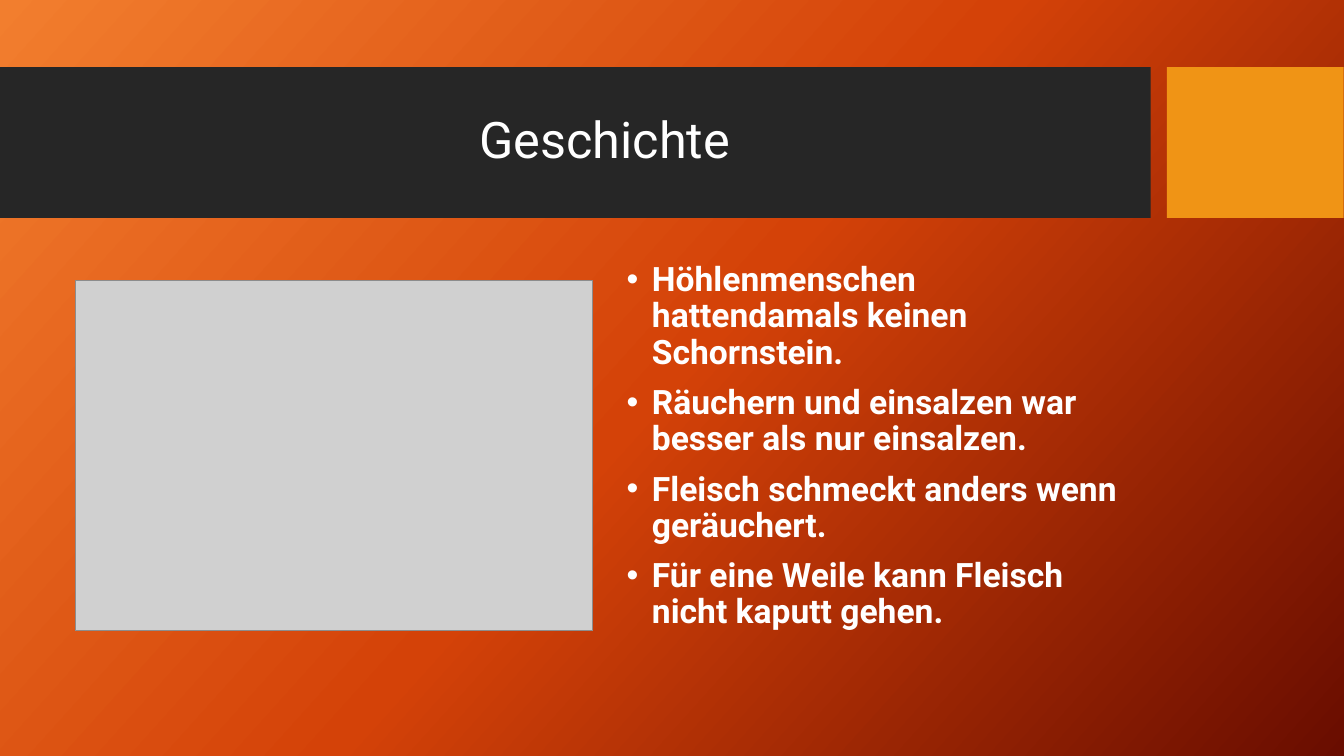
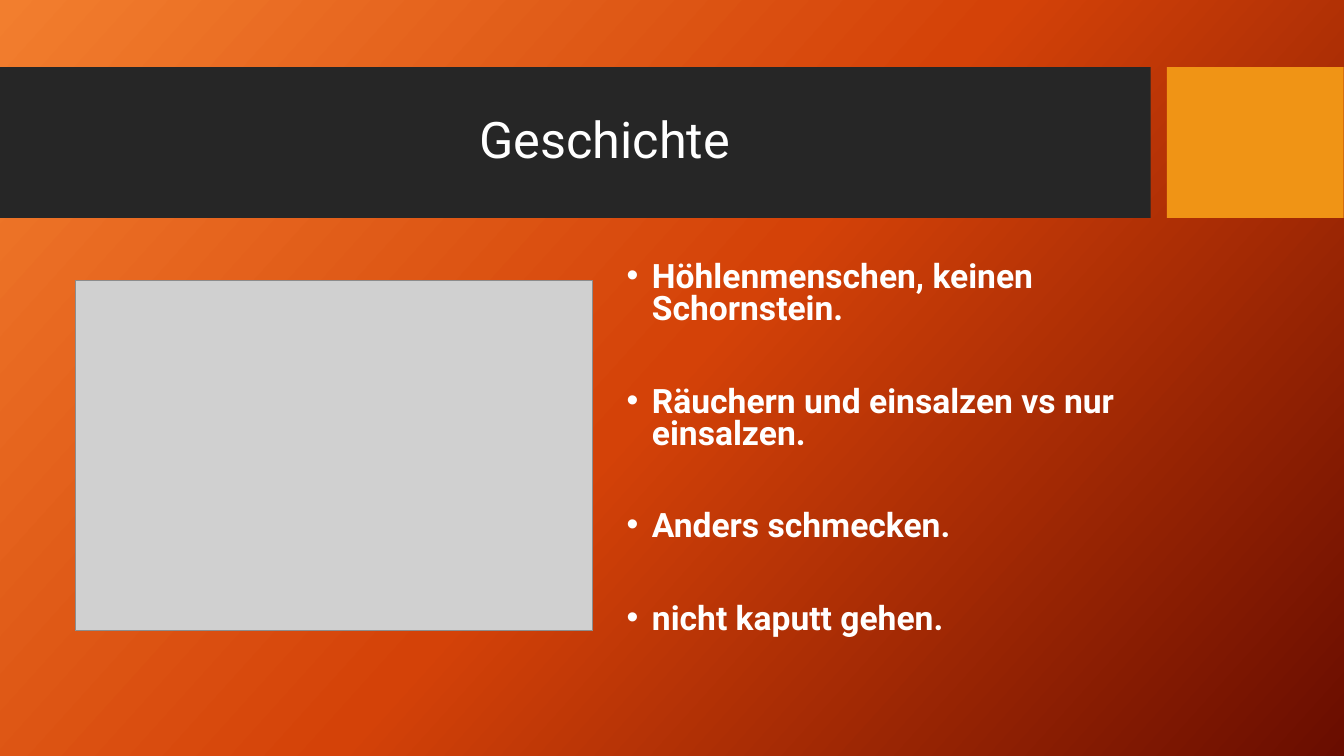
Before and after one commit to ClarkGuilty/2017, a slide deck: slide 3 of otrasMaterias/Präsentation.pptx (slide 4 before the commit). Drawn at 1344x756 pixels with LibreOffice and Linux fonts; fonts in the diff are those of the drawing; grey boxes stand for pictures; background and template pictures are left out. Boxes give left, top, right and bottom in pixels: in the first picture for what was removed or moved away, otherwise in the second. Text is boxed around its words. In the diff, an @@ line names an element or a change of style, - is before the commit and + after.

```diff
--- a/otrasMaterias/Präsentation.pptx
+++ b/otrasMaterias/Präsentation.pptx
@@ text at bbox=[652, 262, 1114, 637]: text changed @@
-• Höhlenmenschen hattendamals keinen Schornstein.
-• Räuchern und einsalzen war besser als nur einsalzen.
-• Fleisch schmeckt anders wenn geräuchert.
-• Für eine Weile kann Fleisch nicht kaputt gehen.
+• Höhlenmenschen, keinen Schornstein.
+• Räuchern und einsalzen vs nur einsalzen.
+• Anders schmecken.
+• nicht kaputt gehen.
```
Also in this commit, not shown: 3 other slides changed, 1 slide removed, 7 other files.
